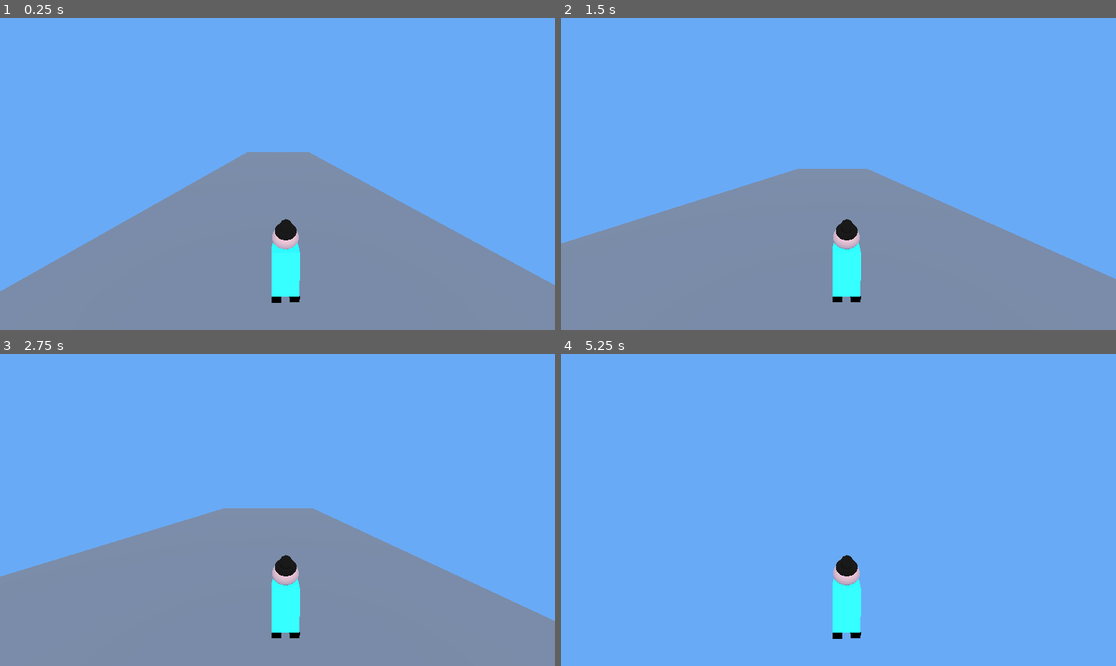
Above: before the commit, frames 1-4 (two rows, left to right).
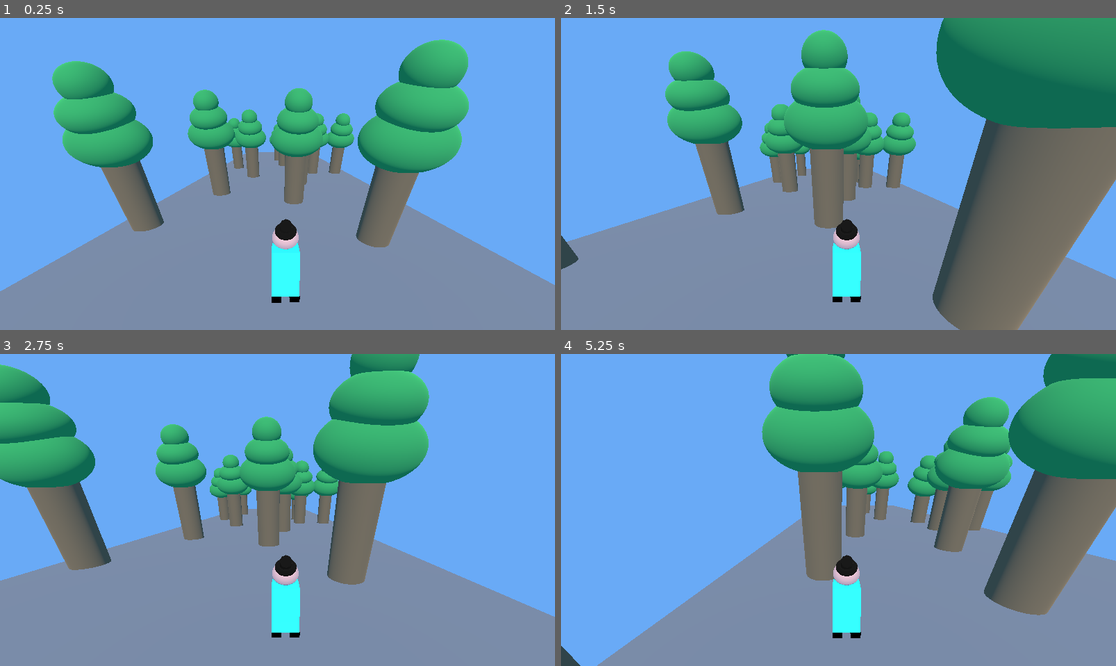
Above: after the commit, the same moments.

Repository: PhilKubz/godot_course_projects
Game: Godot game, scene res://Scenes/main.tscn
Two runs of this game, one before a commit and one after it. Both use one fixed random seed, a clock stepped at 60 frames per second and the inputs below.
Inputs:
- Up to frame 1 (0.25 s): no input
- Up to frame 2 (1.5 s): hold D (move_right) 0.53-1.28 s; hold A (move_left) from 1.28 s (still down)
- Up to frame 3 (2.75 s): release A (move_left) at 2.03 s; hold D (move_right) from 2.03 s (still down)
- Up to frame 4 (5.25 s): release D (move_right) at 3.53 s; hold A (move_left) from 3.53 s (still down)

The runs differ from the first frame. In frame 1, 19% of the frame differs, in the area x 9-85%, y 6-74%; in frame 2, 38%; in frame 3, 24%; in frame 4, 56%, in the area x 0-100%, y 0-100%.

Commit message:
3D : Collision : Functional simple demo project

Diff:
--- a/3D/Collision/Scenes/main.tscn
+++ b/3D/Collision/Scenes/main.tscn
@@ -1,6 +1,7 @@
-[gd_scene load_steps=17 format=3 uid="uid://cfennau8t5d13"]
+[gd_scene load_steps=18 format=3 uid="uid://cfennau8t5d13"]
 
 [ext_resource type="Script" path="res://Scripts/player.gd" id="1_1ooxt"]
+[ext_resource type="PackedScene" uid="uid://bja5t7sq15vn" path="res://Scenes/tree.tscn" id="2_418hj"]
 
 [sub_resource type="BoxMesh" id="BoxMesh_dswbt"]
 
@@ -57,6 +58,8 @@
 [node name="Player" type="RigidBody3D" parent="."]
 transform = Transform3D(0.982473, 0, 0, 0, 1, 0, 0, 0, 1, -0.00222492, 1.53755, 3.11126)
 physics_material_override = SubResource("PhysicsMaterial_rq545")
+max_contacts_reported = 5
+contact_monitor = true
 script = ExtResource("1_1ooxt")
 
 [node name="Body" type="MeshInstance3D" parent="Player"]
@@ -101,3 +104,44 @@
 
 [node name="WorldEnvironment" type="WorldEnvironment" parent="."]
 environment = SubResource("Environment_0r0sj")
+
+[node name="Tree" parent="." instance=ExtResource("2_418hj")]
+transform = Transform3D(1, 0, 0, 0, 1, 0, 0, 0, 1, -4.04297, 0, 0)
+
+[node name="Tree5" parent="." instance=ExtResource("2_418hj")]
+transform = Transform3D(1, 0, 0, 0, 1, 0, 0, 0, 1, -4.87615, 4.89984, 12.5881)
+
+[node name="Tree6" parent="." instance=ExtResource("2_418hj")]
+transform = Transform3D(1, 0, 0, 0, 1, 0, 0, 0, 1, 0.686045, 3.9304, 9.9522)
+
+[node name="Tree7" parent="." instance=ExtResource("2_418hj")]
+transform = Transform3D(1, 0, 0, 0, 1, 0, 0, 0, 1, -3.30903, 3.67005, 8.62387)
+
+[node name="Tree8" parent="." instance=ExtResource("2_418hj")]
+transform = Transform3D(1, 0, 0, 0, 1, 0, 0, 0, 1, 0.489383, -0.277873, -1.65022)
+
+[node name="Tree13" parent="." instance=ExtResource("2_418hj")]
+transform = Transform3D(1, 0, 0, 0, 1, 0, 0, 0, 1, -0.0621345, -2.48342, -6.17789)
+
+[node name="Tree10" parent="." instance=ExtResource("2_418hj")]
+transform = Transform3D(1, 0, 0, 0, 1, 0, 0, 0, 1, -3.09621, -1.69129, -5.35564)
+
+[node name="Tree9" parent="." instance=ExtResource("2_418hj")]
+transform = Transform3D(1, 0, 0, 0, 1, 0, 0, 0, 1, 2.91405, -0.277873, -0.0926704)
+
+[node name="Tree2" parent="." instance=ExtResource("2_418hj")]
+transform = Transform3D(1, 0, 0, 0, 1, 0, 0, 0, 1, -2.05189, 1.74537, 4.09718)
+
+[node name="Tree3" parent="." instance=ExtResource("2_418hj")]
+transform = Transform3D(1, 0, 0, 0, 1, 0, 0, 0, 1, 2.90439, 1.08254, 2.56199)
+
+[node name="Tree12" parent="." instance=ExtResource("2_418hj")]
+transform = Transform3D(1, 0, 0, 0, 1, 0, 0, 0, 1, 4.90097, 1.08254, 2.56199)
+
+[node name="Tree11" parent="." instance=ExtResource("2_418hj")]
+transform = Transform3D(1, 0, 0, 0, 1, 0, 0, 0, 1, 2.90439, 5.2806, 13.5344)
+
+[node name="Tree4" parent="." instance=ExtResource("2_418hj")]
+transform = Transform3D(1, 0, 0, 0, 1, 0, 0, 0, 1, 1.40581, 2.52345, 6.34863)
+
+[connection signal="body_entered" from="Player" to="Player" method="_on_body_entered"]
--- /dev/null
+++ b/3D/Collision/Scenes/tree.tscn
@@ -0,0 +1,39 @@
+[gd_scene load_steps=6 format=3 uid="uid://bja5t7sq15vn"]
+
+[sub_resource type="CylinderMesh" id="CylinderMesh_n5ql5"]
+
+[sub_resource type="StandardMaterial3D" id="StandardMaterial3D_pyc53"]
+albedo_color = Color(0.498039, 0.411765, 0.298039, 1)
+
+[sub_resource type="SphereMesh" id="SphereMesh_3v0h5"]
+
+[sub_resource type="StandardMaterial3D" id="StandardMaterial3D_kqmwq"]
+albedo_color = Color(0.2, 0.627451, 0.329412, 1)
+
+[sub_resource type="CylinderShape3D" id="CylinderShape3D_b14eo"]
+
+[node name="Tree" type="StaticBody3D" groups=["Tree"]]
+
+[node name="Trunk" type="MeshInstance3D" parent="."]
+transform = Transform3D(0.949138, 0, 0, 0, 2.80413, 0, 0, 0, 1, 0, 0, 0)
+mesh = SubResource("CylinderMesh_n5ql5")
+surface_material_override/0 = SubResource("StandardMaterial3D_pyc53")
+
+[node name="MeshInstance3D" type="MeshInstance3D" parent="."]
+transform = Transform3D(2.19444, 0, 0, 0, 1.49017, 0, 0, 0, 1.65902, 0, 3.18723, 0)
+mesh = SubResource("SphereMesh_3v0h5")
+surface_material_override/0 = SubResource("StandardMaterial3D_kqmwq")
+
+[node name="MeshInstance3D2" type="MeshInstance3D" parent="."]
+transform = Transform3D(1.67914, 0, 0, 0, 1.14142, 0, 0, 0, 1.65902, 0, 3.96865, 0)
+mesh = SubResource("SphereMesh_3v0h5")
+surface_material_override/0 = SubResource("StandardMaterial3D_kqmwq")
+
+[node name="MeshInstance3D3" type="MeshInstance3D" parent="."]
+transform = Transform3D(1.06199, 0, 0, 0, 1.01238, 0, 0, 0, 1.19228, 0, 4.67014, 0)
+mesh = SubResource("SphereMesh_3v0h5")
+surface_material_override/0 = SubResource("StandardMaterial3D_kqmwq")
+
+[node name="CollisionShape3D" type="CollisionShape3D" parent="."]
+transform = Transform3D(1, 0, 0, 0, 1.65717, 0, 0, 0, 1, 0, 1.7973, 0)
+shape = SubResource("CylinderShape3D_b14eo")
--- a/3D/Collision/Scripts/player.gd
+++ b/3D/Collision/Scripts/player.gd
@@ -7,3 +7,8 @@
 		linear_velocity.x = -move_speed
 	if Input.is_action_pressed("move_right"):
 		linear_velocity.x = move_speed
+
+
+func _on_body_entered(body):
+	if body.is_in_group("Tree"):
+		get_tree().reload_current_scene()
